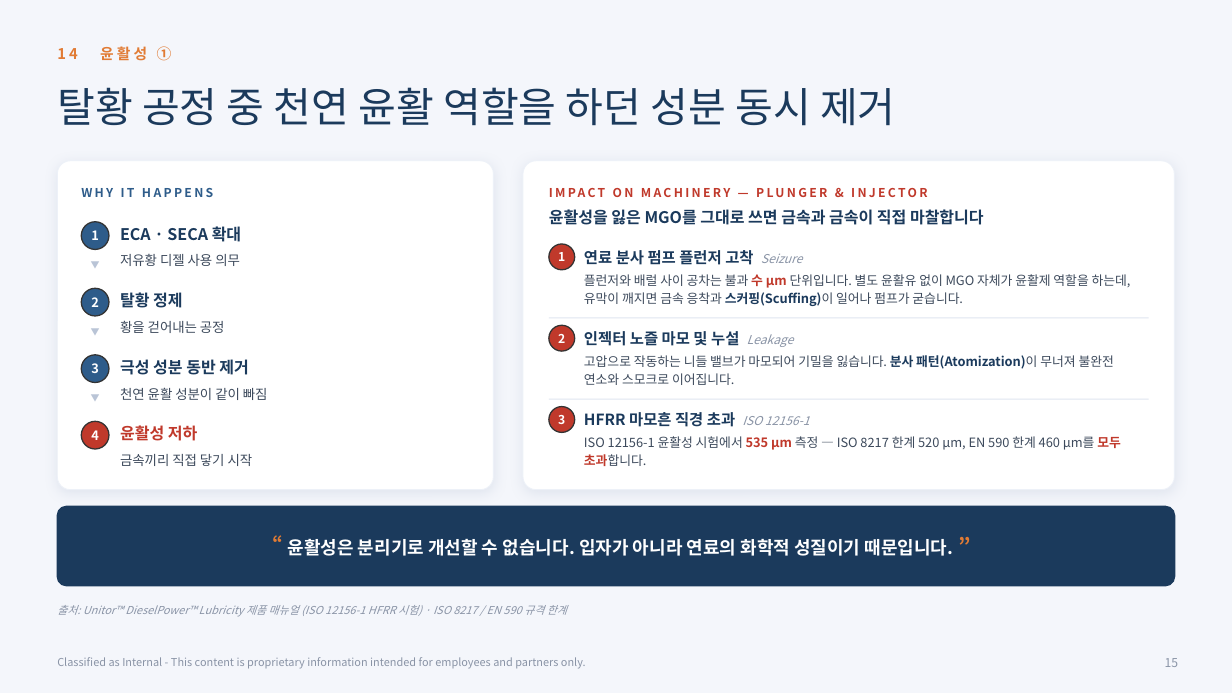
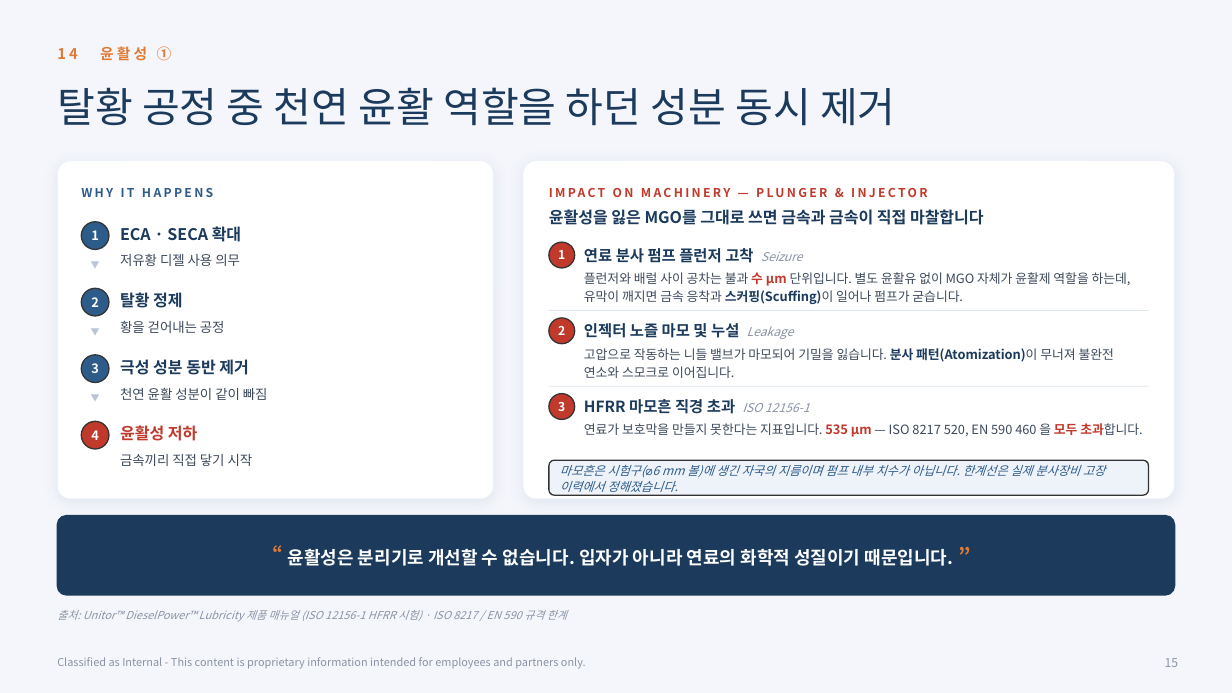
Before and after one commit to dotjdsla-byte/github-test, a slide deck: slide 15 of deck/fuel_training_deck.pptx. Drawn at 1232x693 pixels with LibreOffice and Linux fonts; fonts in the diff are those of the drawing. Boxes give left, top, right and bottom in pixels: in the first picture for what was removed or moved away, otherwise in the second. Text is boxed around its words. In the diff, an @@ line names an element or a change of style, - is before the commit and + after.

```diff
--- a/deck/fuel_training_deck.pptx
+++ b/deck/fuel_training_deck.pptx
@@ rounded rectangle at <box>57,161,494,499</box>: proportions changed @@
@@ rounded rectangle: place and size @@
-rounded rectangle at <box>57,161,494,490</box>
+rounded rectangle at <box>57,161,494,499</box>
@@ rounded rectangle: place and size @@
-rounded rectangle at <box>523,161,1175,490</box>
+rounded rectangle at <box>523,161,1175,499</box>
@@ rounded rectangle at <box>523,161,1175,499</box>: proportions changed @@
@@ 2 texts, 1 line, 1 rounded rectangle: place and size @@
-2 texts, 1 line, 1 rounded rectangle at <box>549,318,1149,351</box>
+2 texts, 1 line, 1 rounded rectangle at <box>549,311,1149,344</box>
@@ text "고압으로 작동하는 니들 밸브가 마모되어 ...": place and size @@
-text "고압으로 작동하는 니들 밸브가 마모되어 ..." at <box>584,355,1114,385</box>
+text "고압으로 작동하는 니들 밸브가 마모되어 ..." at <box>584,348,1114,378</box>
@@ 2 texts, 1 line, 1 rounded rectangle: place and size @@
-2 texts, 1 line, 1 rounded rectangle at <box>549,399,1149,433</box>
+2 texts, 1 line, 1 rounded rectangle at <box>549,386,1149,420</box>
@@ text at <box>584,423,1142,437</box>: text changed @@
-ISO 12156-1 윤활성 시험에서 535 µm 측정 — ISO 8217 한계 520 µm, EN 590 한계 460 µm를 모두 초과합니다.
+연료가 보호막을 만들지 못한다는 지표입니다. 535 µm — ISO 8217 520, EN 590 460 을 모두 초과합니다.
@@ rounded rectangle added at <box>549,460,1149,495</box>, fill #EEF2F9, outline #333333 1 pt @@
@@ text added at <box>560,465,1105,496</box>, 9.5 pt, text #2E5C8A, italic @@
+마모흔은 시험구(⌀6 mm 볼)에 생긴 자국의 지름이며 펌프 내부 치수가 아닙니다. 한계선은 실제 분사장비 고장 이력에서 정해졌습니다.
@@ rounded rectangle: place and size @@
-rounded rectangle at <box>57,506,1175,586</box>
+rounded rectangle at <box>57,516,1175,595</box>
@@ text "“ 윤활성은 분리기로 개선할 수 ...": place and size @@
-text "“ 윤활성은 분리기로 개선할 수 ..." at <box>288,539,954,556</box>
+text "“ 윤활성은 분리기로 개선할 수 ..." at <box>288,549,954,566</box>
@@ text "출처: Unitor™ DieselPower™ Lubricity 제품 ...": place and size @@
-text "출처: Unitor™ DieselPower™ Lubricity 제품 ..." at <box>57,605,567,617</box>
+text "출처: Unitor™ DieselPower™ Lubricity 제품 ..." at <box>57,610,567,622</box>
```
Also in this commit, not shown: 1 other slide changed, 1 other file.
